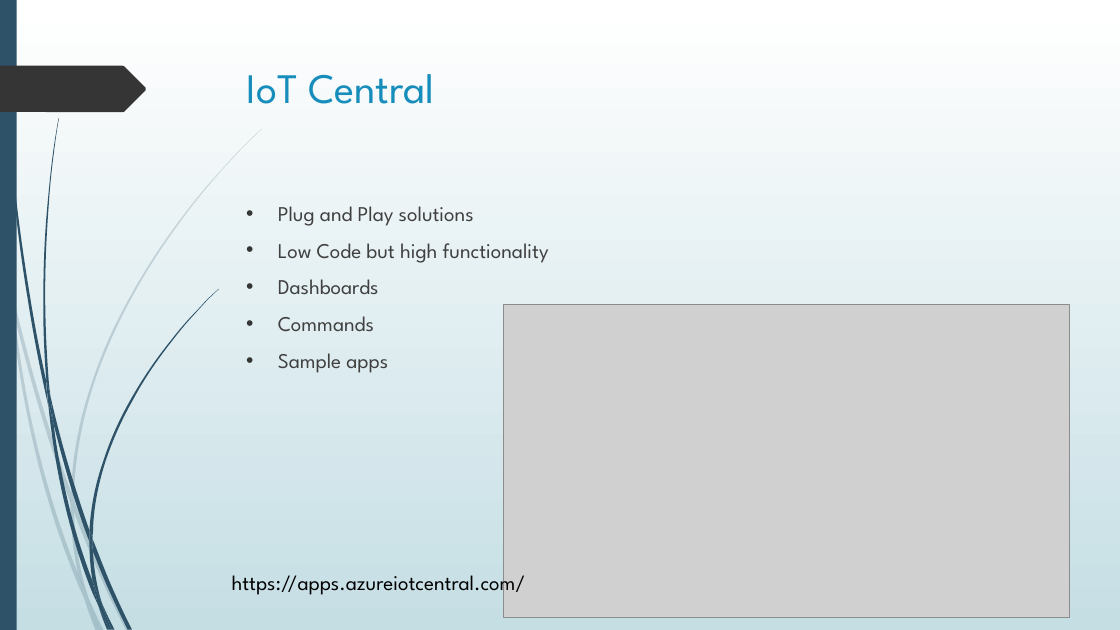
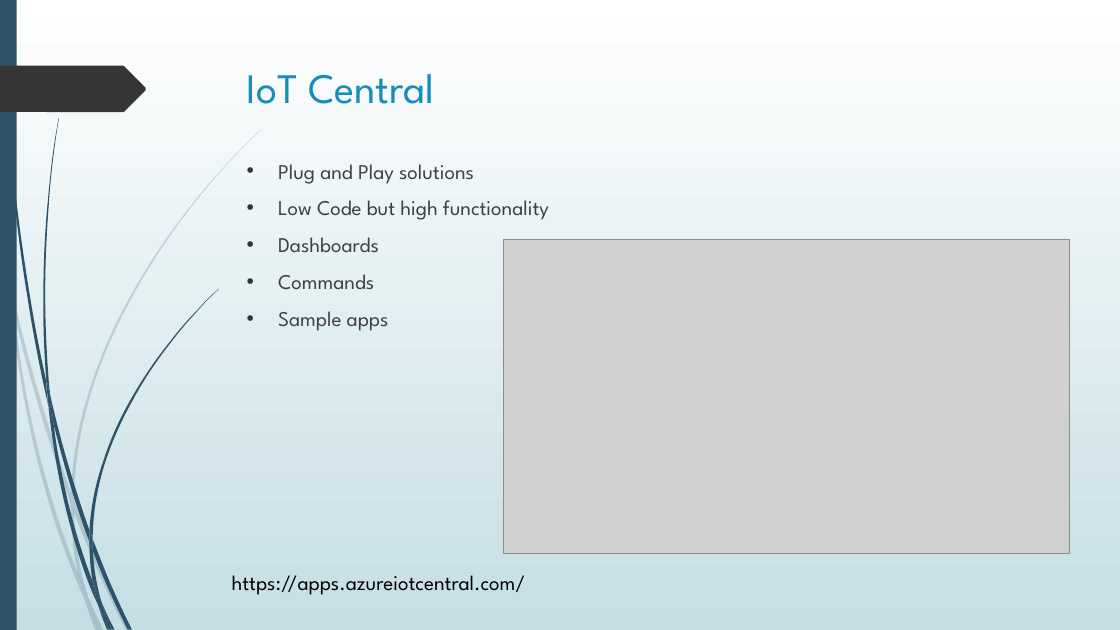
Before and after one commit to blgorman/IntroToIoT, a slide deck: slide 20 of IntroductionToIoT.pptx (slide 19 before the commit). Drawn at 1120x630 pixels with LibreOffice and Linux fonts; fonts in the diff are those of the drawing; grey boxes stand for pictures. Boxes give left, top, right and bottom in pixels: in the first picture for what was removed or moved away, otherwise in the second. Text is boxed around its words. In the diff, an @@ line names an element or a change of style, - is before the commit and + after.

```diff
--- a/IntroductionToIoT.pptx
+++ b/IntroductionToIoT.pptx
@@ text "Plug and Play solutions": place and size @@
-text "Plug and Play solutions" at <box>278,206,549,373</box>
+text "Plug and Play solutions" at <box>278,164,549,331</box>
@@ picture: place and size @@
-picture at <box>503,304,1070,618</box>
+picture at <box>503,239,1070,553</box>
```
Also in this commit, not shown: 4 other slides changed, 5 slides added, 2 other files.
